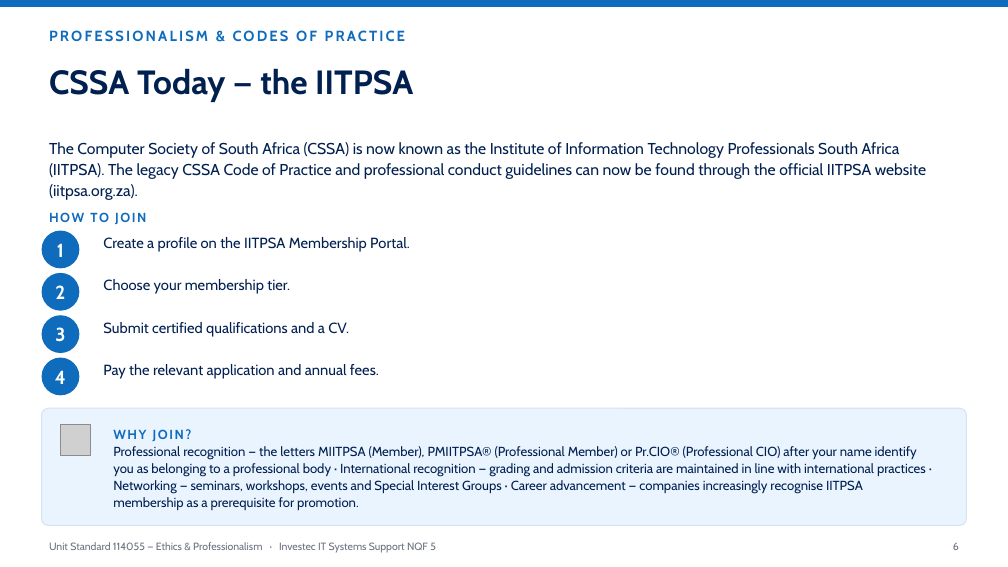
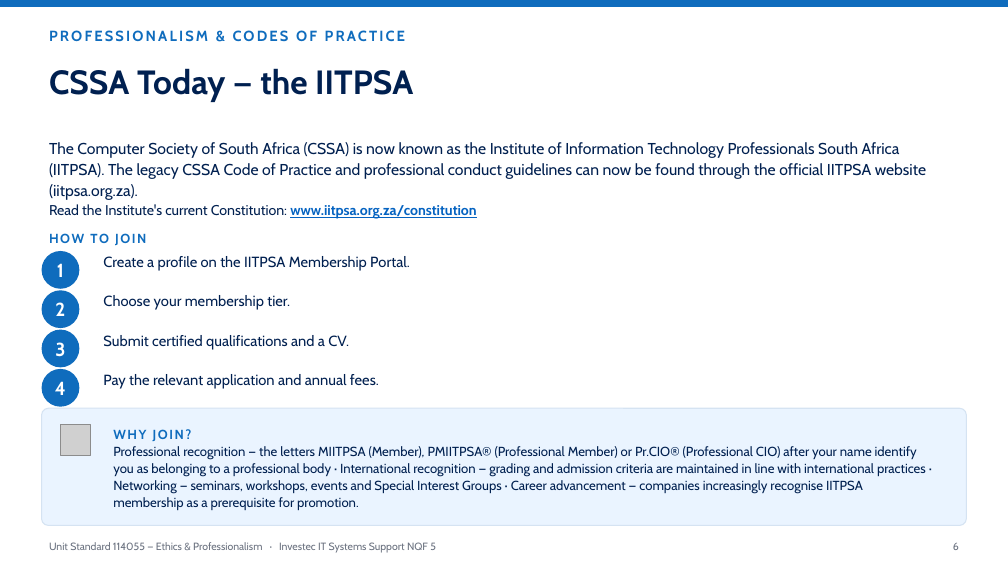
Before and after one commit to andrekyle/ITsystemsupport, a slide deck: slide 6 of public/downloads/US-114055-Ethics-Professionalism.pptx. Drawn at 1008x567 pixels with LibreOffice and Linux fonts; fonts in the diff are those of the drawing; grey boxes stand for pictures. Boxes give left, top, right and bottom in pixels: in the first picture for what was removed or moved away, otherwise in the second. Text is boxed around its words. In the diff, an @@ line names an element or a change of style, - is before the commit and + after.

```diff
--- a/public/downloads/US-114055-Ethics-Professionalism.pptx
+++ b/public/downloads/US-114055-Ethics-Professionalism.pptx
@@ text added at [49,204,476,219], 13.5 pt, text #002050 @@
+Read the Institute's current Constitution: www.iitpsa.org.za/constitution
@@ 4 texts, 1 ellipse: place and size @@
-4 texts, 1 ellipse at [42,212,410,294]
+4 texts, 1 ellipse at [42,233,410,310]
@@ 3 texts, 2 ellipses: place and size @@
-3 texts, 2 ellipses at [42,273,349,353]
+3 texts, 2 ellipses at [42,290,349,368]
@@ 2 texts, 1 ellipse: place and size @@
-2 texts, 1 ellipse at [42,358,379,395]
+2 texts, 1 ellipse at [42,369,379,407]
```
Also in this commit, not shown: 4 other files.
